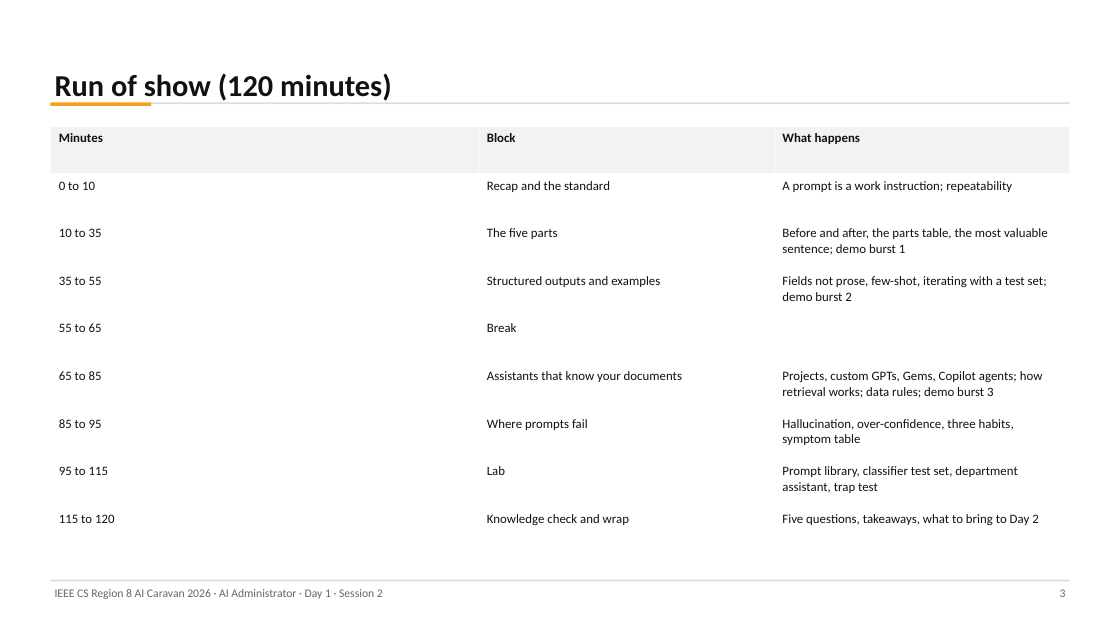
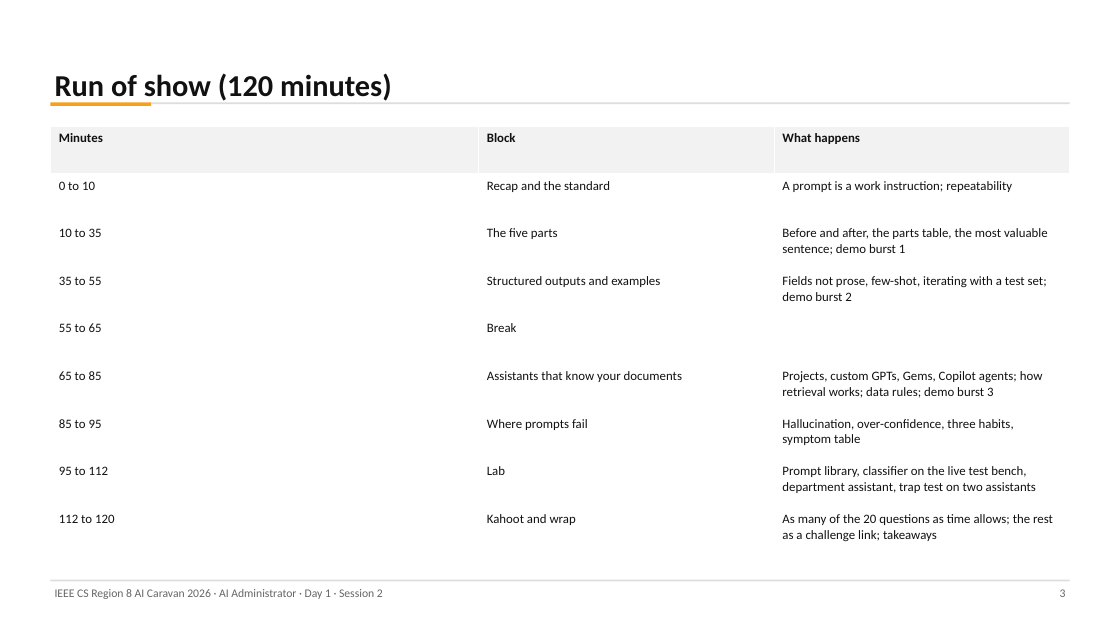
Before and after one commit to abedbanna/snippet-vault, a slide deck: slide 3 of instructor/ai-administrator/out/day1/Day1_S2_Prompting_for_Operators.pptx. Drawn at 1120x630 pixels with LibreOffice and Linux fonts; fonts in the diff are those of the drawing. Boxes give left, top, right and bottom in pixels: in the first picture for what was removed or moved away, otherwise in the second. Text is boxed around its words. In the diff, an @@ line names an element or a change of style, - is before the commit and + after.

Commit message:
Session 2: live test bench and policy bot, 20-question Kahoot replaces quiz slides, fictional policies, web page boxes

```diff
--- a/instructor/ai-administrator/out/day1/Day1_S2_Prompting_for_Operators.pptx
+++ b/instructor/ai-administrator/out/day1/Day1_S2_Prompting_for_Operators.pptx
@@ table at [50, 126, 1070, 555] @@
-row 8, column 1: 95 to 115
+row 8, column 1: 95 to 112
-row 8, column 3: Prompt library, classifier test set, department assistant, trap test
+row 8, column 3: Prompt library, classifier on the live test bench, department assistant, trap test on two assistants
-row 9: 115 to 120 | Knowledge check and wrap | Five questions, takeaways, what to bring to Day 2
+row 9: 112 to 120 | Kahoot and wrap | As many of the 20 questions as time allows; the rest as a challenge link; takeaways
```
Also in this commit, not shown: 25 other slides changed, 3 slides added, 10 slides removed, 28 other files.
